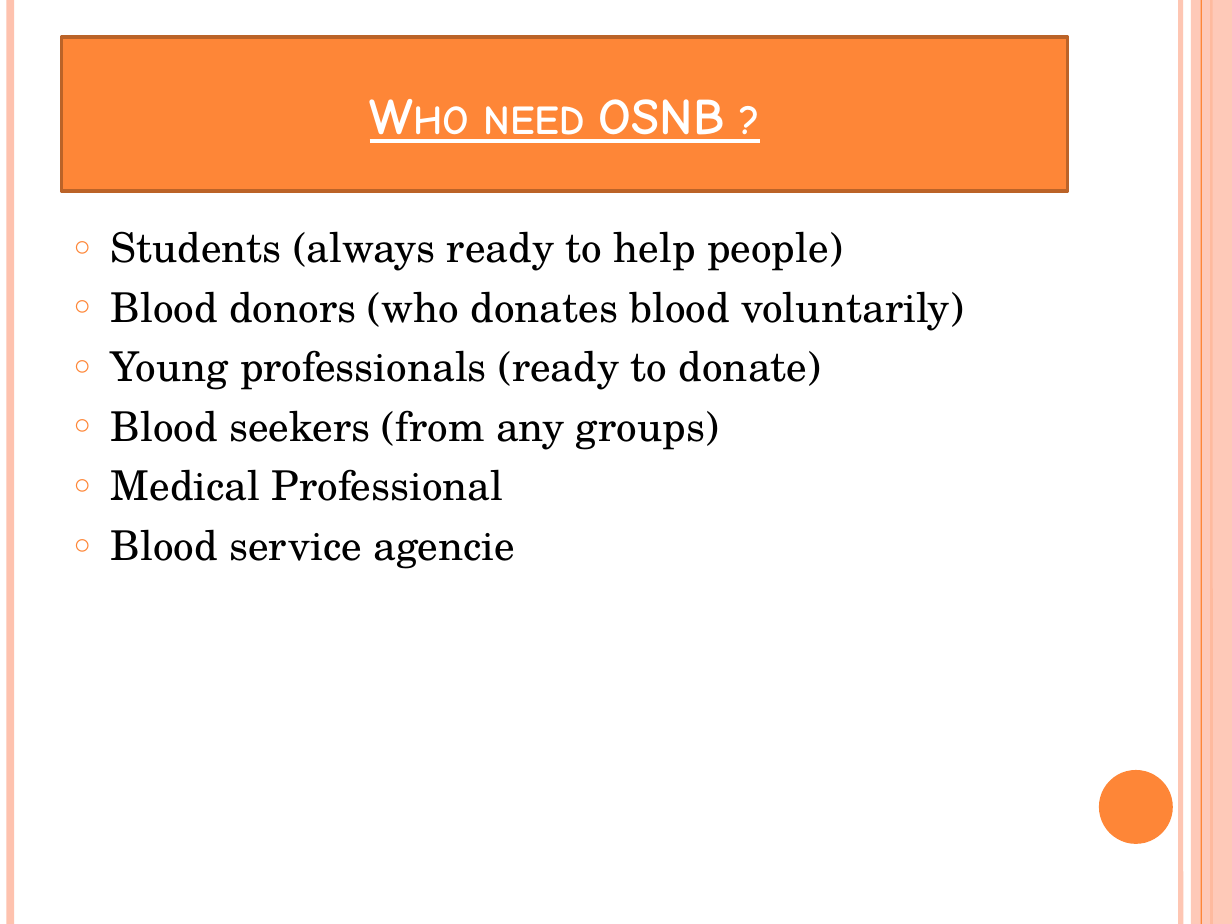
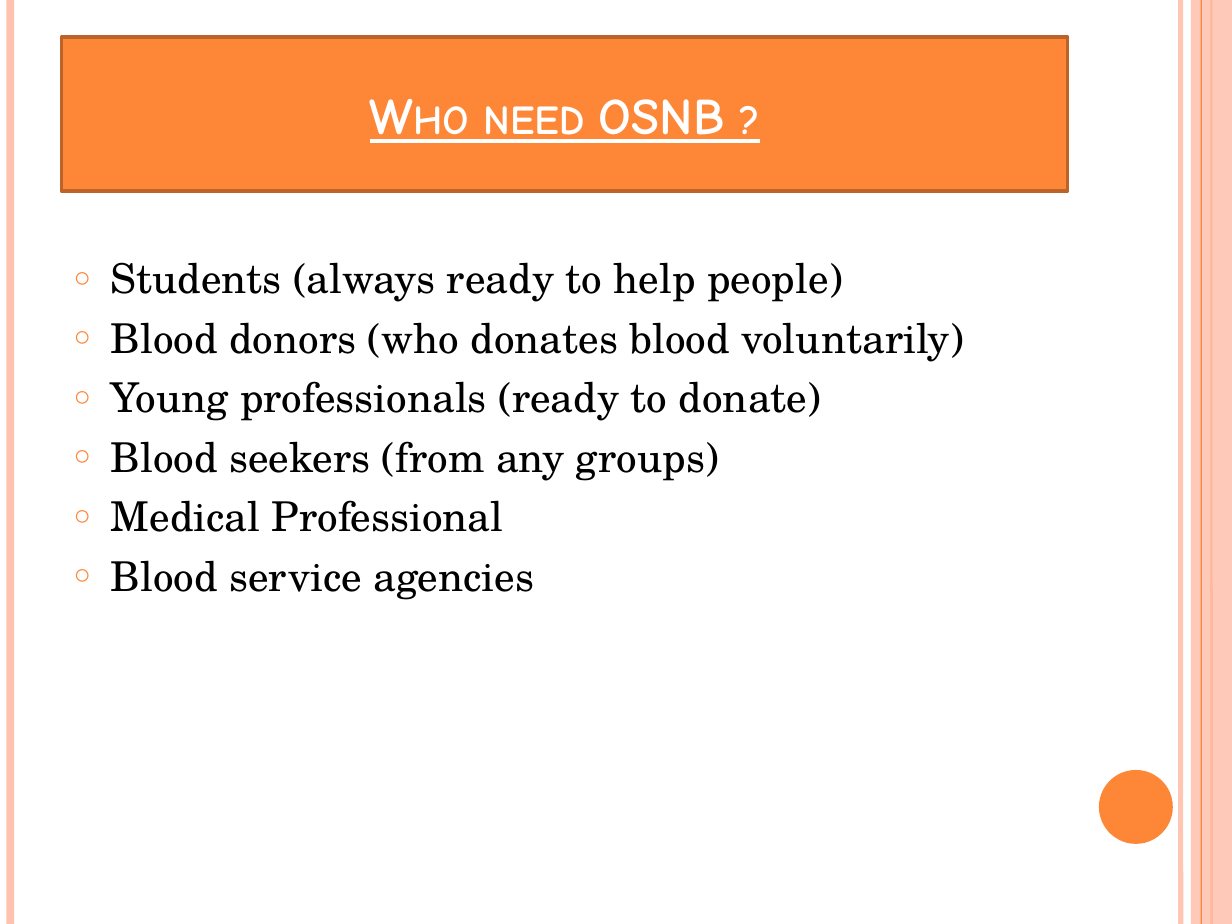
Before and after one commit to raselahmmedgit/OSNB-APPS, a slide deck: slide 8 of Documents/Project.pptx. Drawn at 1232x924 pixels with LibreOffice and Linux fonts; fonts in the diff are those of the drawing. Boxes give left, top, right and bottom in pixels: in the first picture for what was removed or moved away, otherwise in the second. Text is boxed around its words. In the diff, an @@ line names an element or a change of style, - is before the commit and + after.

```diff
--- a/Documents/Project.pptx
+++ b/Documents/Project.pptx
@@ text "Students (always ready to help ..." moved from (x1=111, y1=231, x2=963, y2=569) to (x1=111, y1=262, x2=963, y2=600) @@
@@ text at (x1=111, y1=560, x2=534, y2=600): text changed @@
-○ Blood service agencie
+○ Blood service agencies
```
Also in this commit, not shown: 12 other slides changed, 8 other files.
